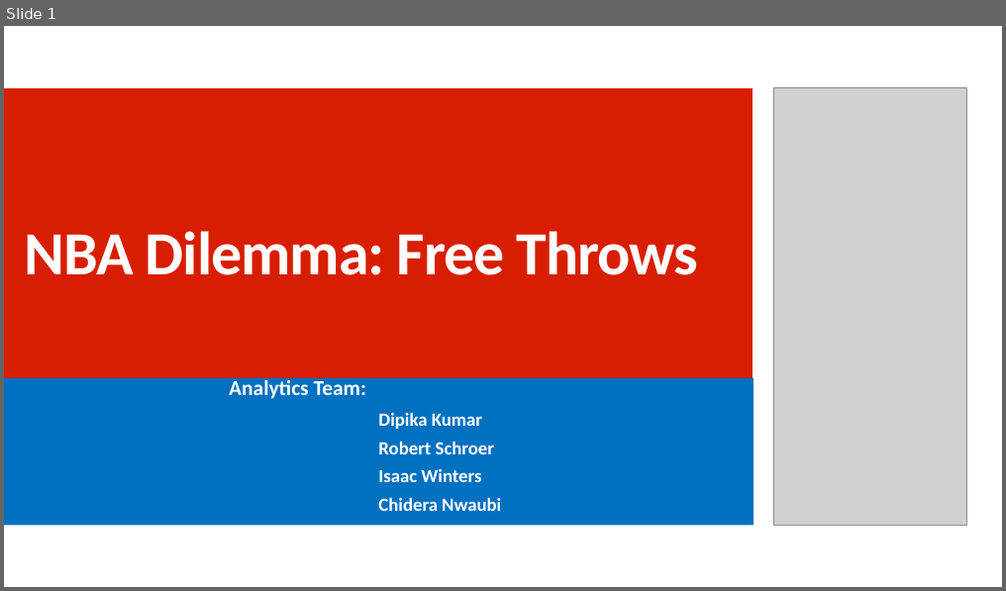
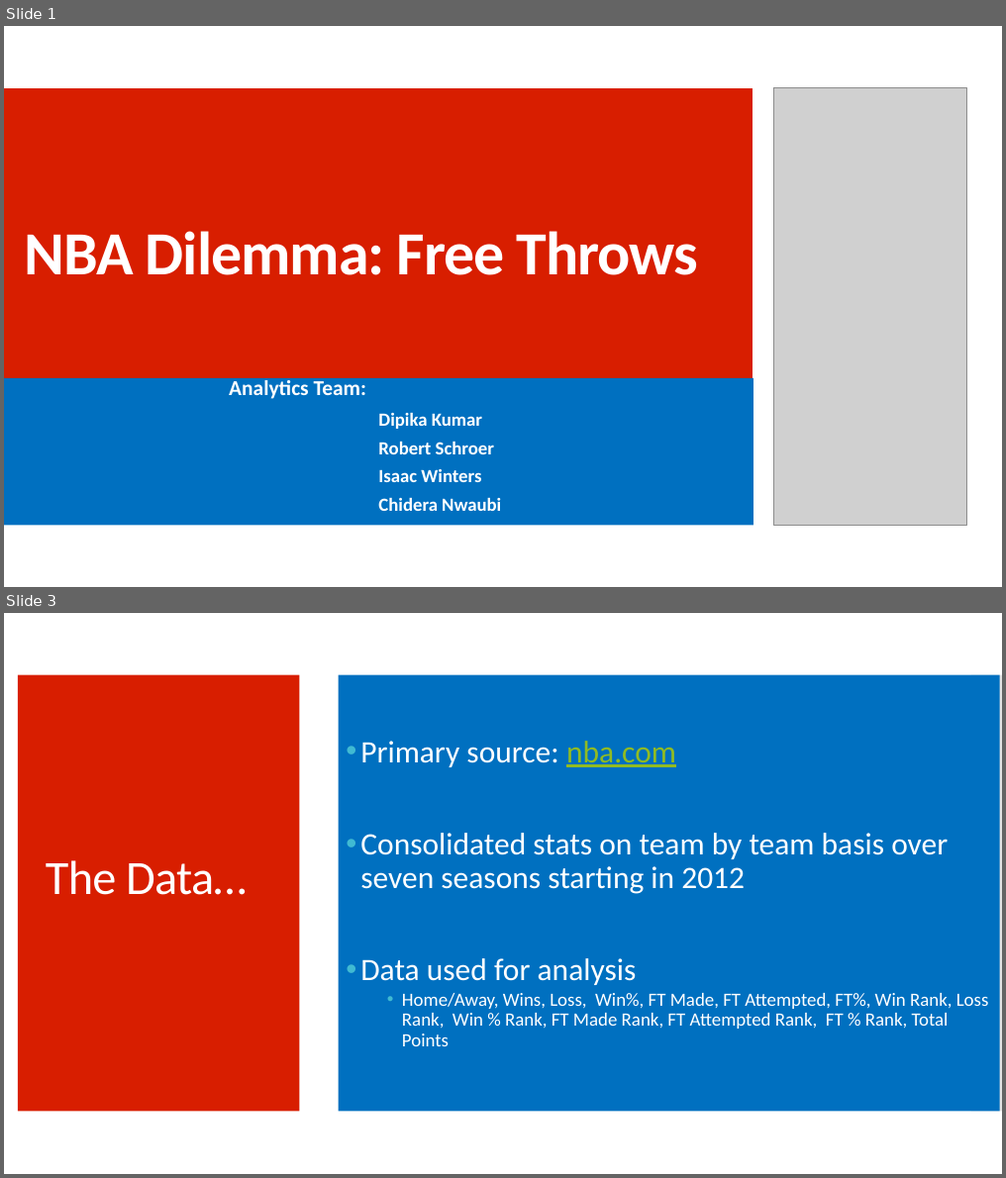
Before and after one commit to cnwaubi/LuckyNumber7, a slide deck: Presentation.pptx. Shown one above the other, each under a label of ours: slide 1 before the commit, slides 1 and 3 after it; the slides between them are not shown. The pictures are 1006x591 and 1006x1178 pixels, drawn with LibreOffice and Linux fonts; fonts in the diff are those of the drawing; grey boxes stand for pictures. Boxes give left, top, right and bottom in pixels: in the first picture for what was removed or moved away, otherwise in the second. Text is boxed around its words. In the diff, an @@ line names an element or a change of style, - is before the commit and + after.

```diff
--- a/Presentation.pptx
+++ b/Presentation.pptx
@@ slide 3 added at [4, 613, 1002, 1174], background #FFFFFF @@
@@ rectangle added at [18, 675, 300, 1112], fill #D81E00 @@
@@ text added at [339, 675, 1000, 1112], fill #0070C0, 18 pt, text #FFFFFF @@
+• Primary source: nba.com
+• Consolidated stats on team by team basis over seven seasons starting in 2012
+• Data used for analysis
+  • Home/Away, Wins, Loss, Win%, FT Made, FT Attempted, FT%, Win Rank, Loss Rank, Win % Rank, FT Made Rank, FT Attempted Rank, FT % Rank, Total Points
@@ rectangle added at [971, 675, 1002, 1112], fill #C8C8C8 at 50% opacity @@
@@ title added at [46, 861, 247, 895], 46 pt, text #FFFFFF @@
+The Data…
```
Also in this commit, not shown: 7 other slides added, 7 other files.
